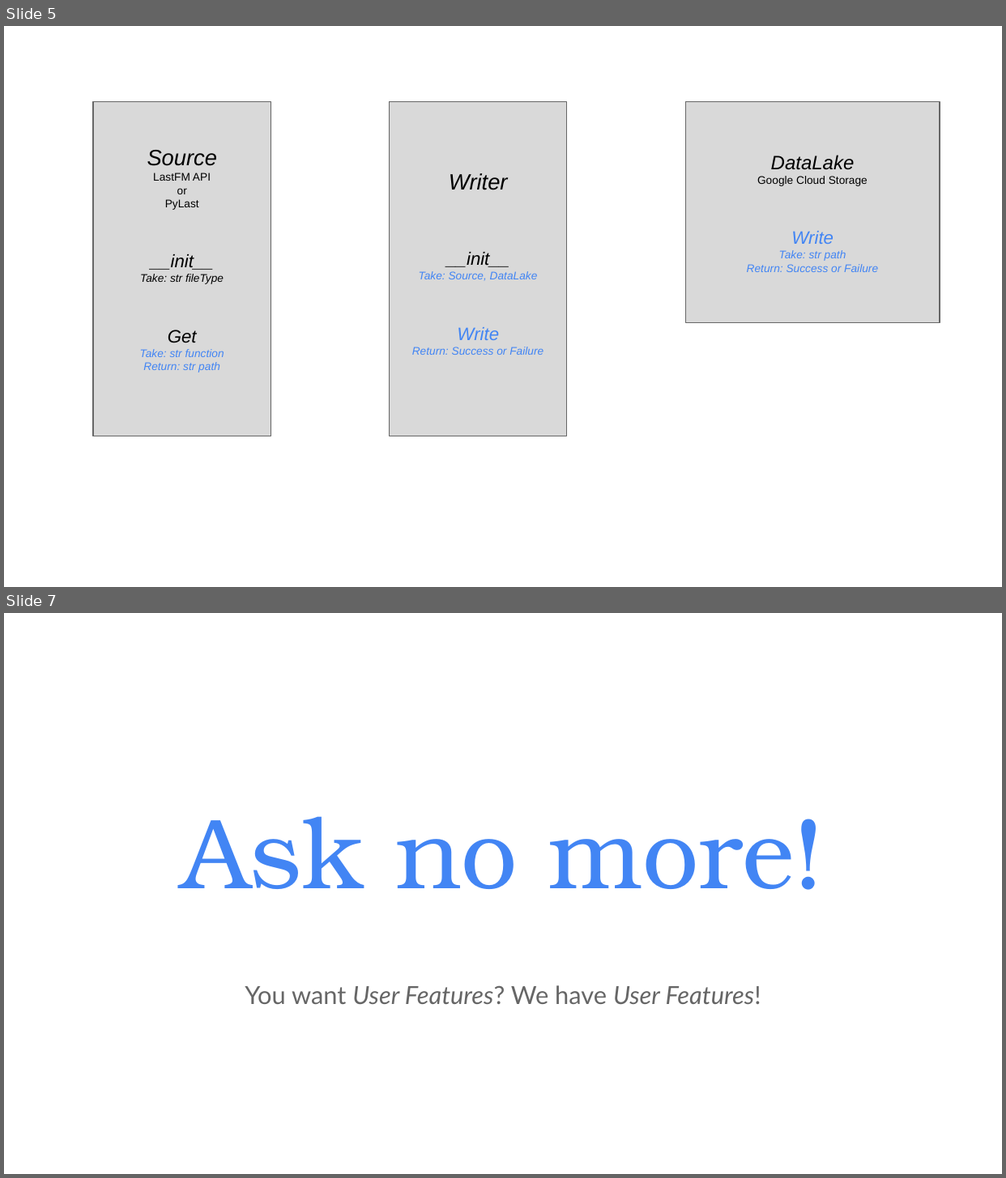
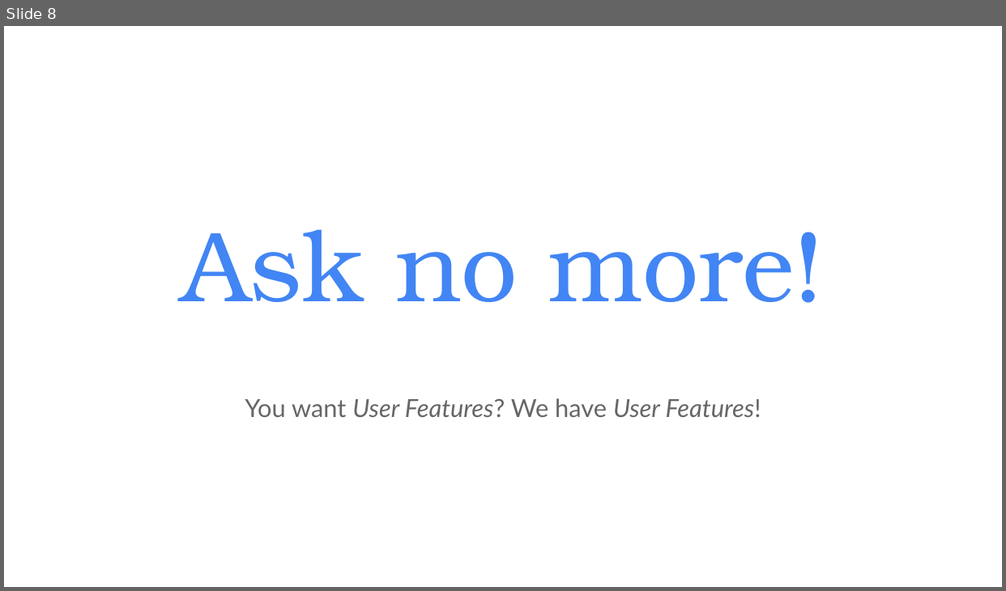
Before and after one commit to aliswh/lastfm, a slide deck: presentazione.pptx. Shown one above the other, each under a label of ours: slides 5 and 7 before the commit, slide 8 after it; the slides between them are not shown. The pictures are 1006x1178 and 1006x591 pixels, drawn with LibreOffice and Linux fonts; fonts in the diff are those of the drawing. Boxes give left, top, right and bottom in pixels: in the first picture for what was removed or moved away, otherwise in the second. Text is boxed around its words. In the diff, an @@ line names an element or a change of style, - is before the commit and + after.

```diff
--- a/presentazione.pptx
+++ b/presentazione.pptx
@@ slide 5 removed at box(4, 26, 1002, 587), background #FFFFFF @@
@@ rectangle removed at box(93, 102, 270, 436) @@
-Source
-LastFM API
-or
-PyLast
-__init__
-Take: str fileType
-Get
-Take: str function
-Return: str path
@@ rectangle removed at box(390, 102, 567, 436) @@
-Writer
-__init__
-Take: Source, DataLake
-Write
-Return: Success or Failure
@@ rectangle removed at box(685, 102, 940, 323) @@
-DataLake
-Google Cloud Storage
-Write
-Take: str path
-Return: Success or Failure
@@ what was slide 7 is now slide 8 @@
```
Also in this commit, not shown: 5 slides changed, 7 slides added, 4 other slides removed, 2 other files.
